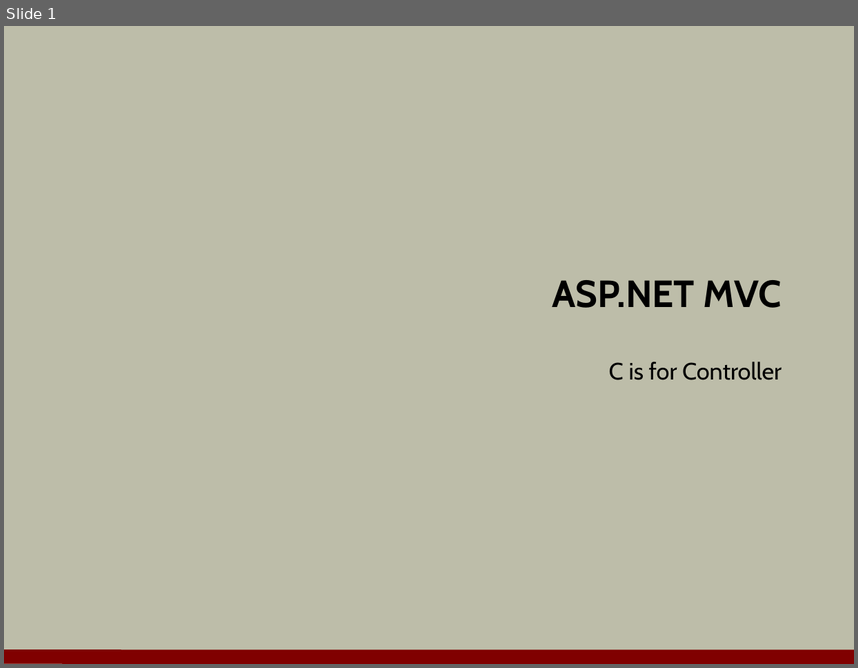
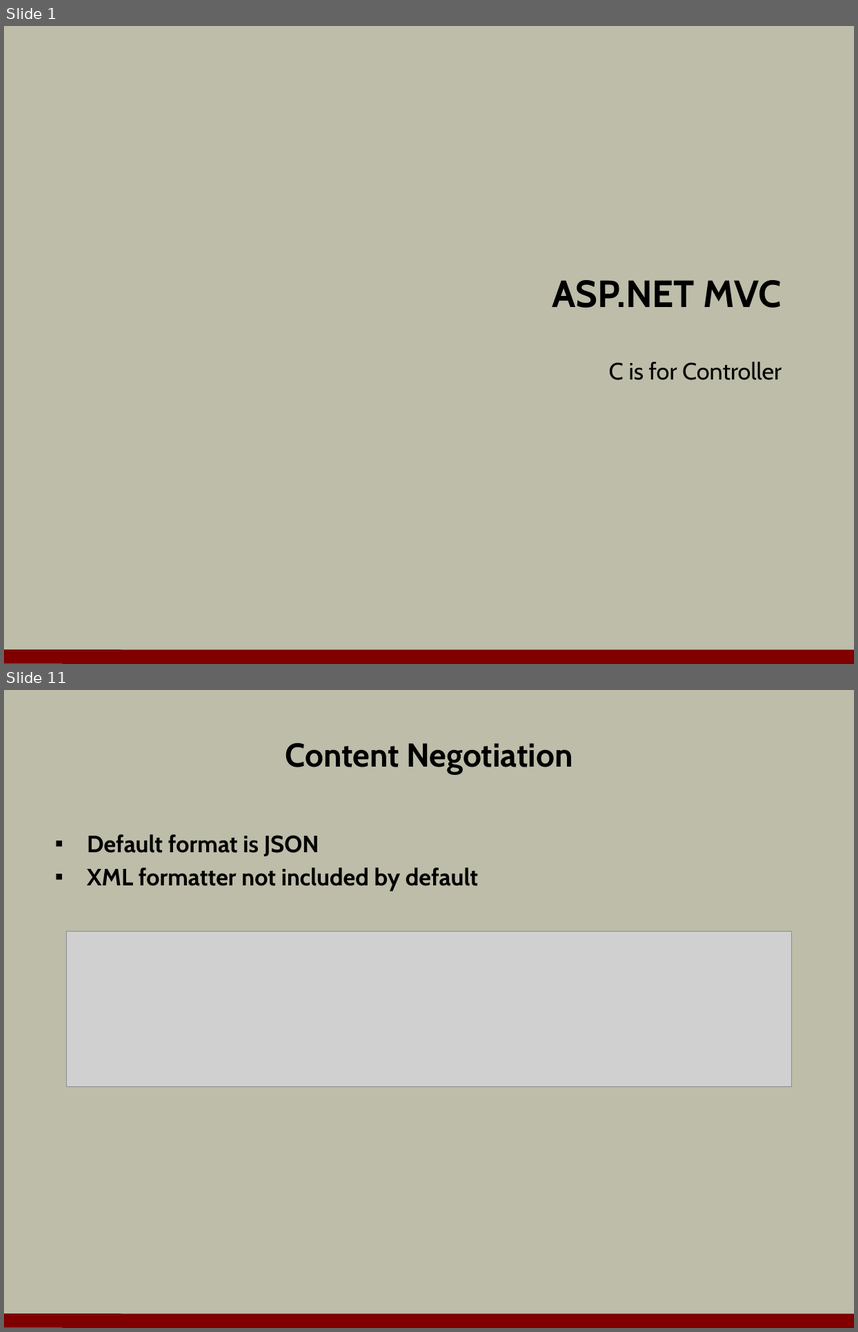
Before and after one commit to OdeToCode/classes, a slide deck: aspnet5/slides/04_Controllers.pptx. Shown one above the other, each under a label of ours: slide 1 before the commit, slides 1 and 11 after it; the slides between them are not shown. The pictures are 858x668 and 858x1332 pixels, drawn with LibreOffice and Linux fonts; fonts in the diff are those of the drawing; grey boxes stand for pictures; background and template pictures are left out. Boxes give left, top, right and bottom in pixels: in the first picture for what was removed or moved away, otherwise in the second. Text is boxed around its words. In the diff, an @@ line names an element or a change of style, - is before the commit and + after.

```diff
--- a/aspnet5/slides/04_Controllers.pptx
+++ b/aspnet5/slides/04_Controllers.pptx
@@ slide 11 added at bbox=[4, 690, 854, 1328], background #BDBDA9; not listed: 1 template element that a slide beside it also shows @@
@@ title added at bbox=[286, 743, 573, 774], 28 pt, text #000000, bold @@
+Content Negotiation
@@ text added at bbox=[87, 834, 478, 891], 20 pt, text #000000, bold @@
+▪ Default format is JSON
+▪ XML formatter not included by default
@@ picture added at bbox=[66, 931, 791, 1086] @@
```
Also in this commit, not shown: 14 other slides added, 1 other file.
